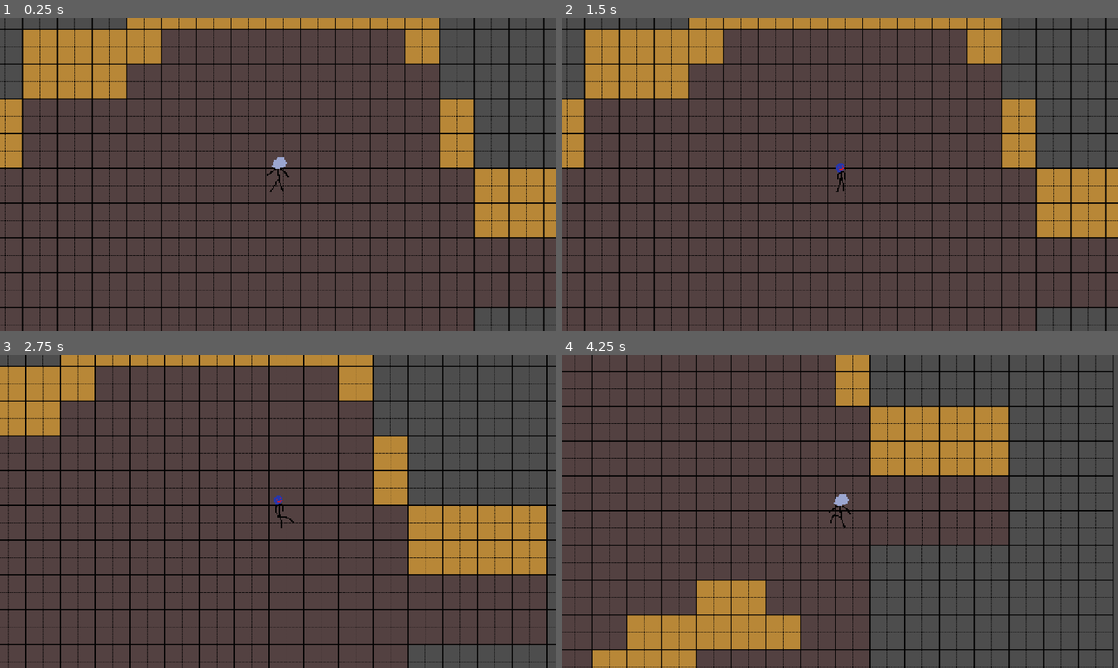
Above: before the commit, frames 1-4 (two rows, left to right).
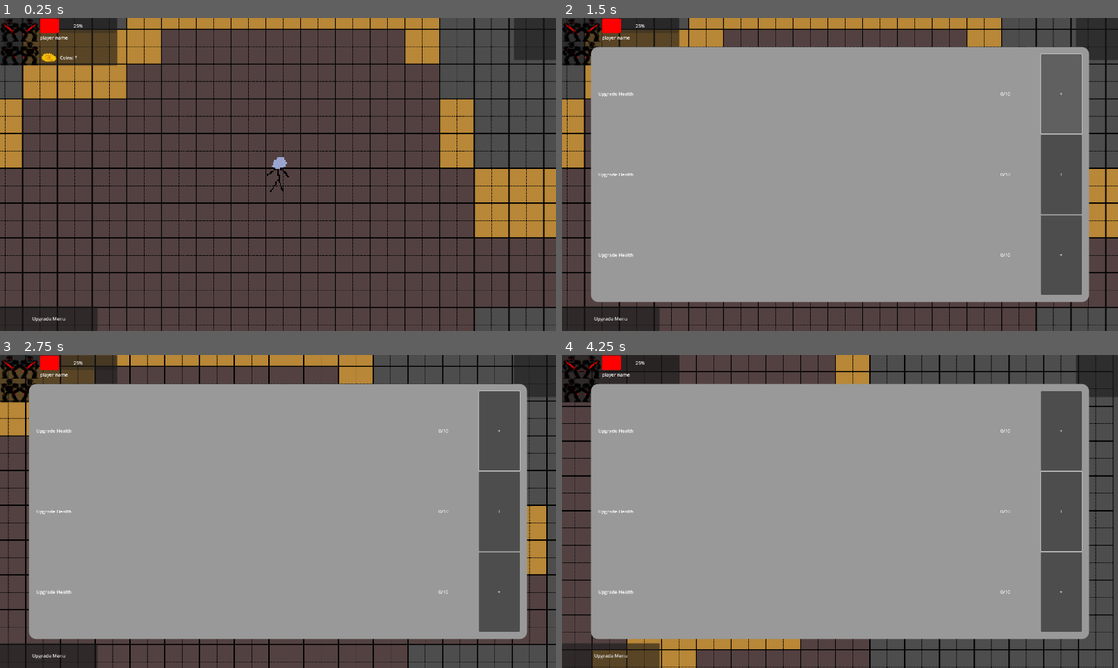
Above: after the commit, the same moments.

Repository: jible/capstone
Game: Godot game, scene res://scenes/test_level.tscn
Same seed, same stepped clock (60 frames per second), same inputs: the game is played once before the commit and once after it. This scene is started directly instead of the project's main scene. The engine's default icon, where the game draws it, is replaced by a stand-in: a white triangle on a blue panel in a dark square.
Inputs (mouse positions are in pixels of both pictures, inside the frame that each line leads up to):
- Up to frame 1 (0.25 s): no input
- Up to frame 2 (1.5 s): click (612, 318) at 0.5 s, where only the run after the commit has a clickable "Upgrade Menu"; click (1062, 93) at 1.25 s, where only the run after the commit has a clickable "+"
- Up to frame 3 (2.75 s): tap Enter at 2 s; move the mouse to (400, 495) at 2.02 s; hold Right (right) from 2.03 s (still down); tap Space (attack) at 2.1 s
- Up to frame 4 (4.25 s): move the mouse to (728, 527) at 2.77 s; release Right (right) at 2.78 s; hold Down (down) 2.78-3.53 s; tap Space (attack) at 2.85, 3.6 s; move the mouse to (895, 442) at 3.52 s; hold Right (right) from 3.53 s (still down)

The runs differ from the first frame. In frame 1, 5.0% of the frame differs, in the area x 0-100%, y 0-100%; in frame 2, 74%; in frame 3, 74%; in frame 4, 73%.

Commit message:
input for upgrade menu
-added ui button and action for opening upgrade menu
-added upgrade menu to test scene

Diff:
--- a/project.godot
+++ b/project.godot
@@ -85,6 +85,11 @@
 "events": [Object(InputEventKey,"resource_local_to_scene":false,"resource_name":"","device":-1,"window_id":0,"alt_press …(192 unchanged characters)…
 ]
 }
+OpenUpgrades={
+"deadzone": 0.5,
+"events": [Object(InputEventKey,"resource_local_to_scene":false,"resource_name":"","device":-1,"window_id":0,"alt_pressed":false,"shift_pressed":false,"ctrl_pressed":false,"meta_pressed":false,"pressed":false,"keycode":0,"physical_keycode":4194306,"key_label":0,"unicode":0,"location":0,"echo":false,"script":null)
+]
+}
 
 [layer_names]
 
--- a/scenes/jackson_item_shop_ui.tscn
+++ b/scenes/jackson_item_shop_ui.tscn
@@ -1,6 +1,6 @@
-[gd_scene load_steps=4 format=3 uid="uid://pqwosehyrh86"]
+[gd_scene load_steps=4 format=3 uid="uid://oso5y407vcxj"]
 
-[ext_resource type="Texture2D" uid="uid://bjjcihfvhanj5" path="res://assets/sprites/sword.png" id="1_cddje"]
+[ext_resource type="Texture2D" uid="uid://bxevwqt0bicpt" path="res://assets/sprites/sexyIndiDevLogo.png" id="1_bjevj"]
 
 [sub_resource type="StyleBoxFlat" id="StyleBoxFlat_30byq"]
 bg_color = Color(0.537583, 0.279411, 0.134926, 1)
@@ -52,5 +52,5 @@
 
 [node name="TextureRect" type="TextureRect" parent="FrameBackground/ItemBackground/MarginContainer"]
 layout_mode = 2
-texture = ExtResource("1_cddje")
+texture = ExtResource("1_bjevj")
 expand_mode = 1
--- a/scenes/jackson_ui_testing.tscn
+++ b/scenes/jackson_ui_testing.tscn
@@ -1,8 +1,9 @@
-[gd_scene load_steps=5 format=3 uid="uid://ipa3m42xtps"]
+[gd_scene load_steps=6 format=3 uid="uid://dp6sdxgrjma40"]
 
 [ext_resource type="Texture2D" uid="uid://dslr3ip0cnxp0" path="res://assets/sprites/playerV1.png" id="1_ekvuy"]
-[ext_resource type="Script" path="res://scripts/jackson_ui_testing.gd" id="1_ndg1h"]
+[ext_resource type="Script" path="res://scripts/for_scenes/jackson_ui_testing.gd" id="1_ndg1h"]
 [ext_resource type="Texture2D" uid="uid://bxevwqt0bicpt" path="res://assets/sprites/sexyIndiDevLogo.png" id="2_cbqub"]
+[ext_resource type="PackedScene" uid="uid://p161q7glhm18" path="res://scenes/stat_upgrade_ui.tscn" id="4_0nay5"]
 
 [sub_resource type="StyleBoxFlat" id="StyleBoxFlat_8sjnk"]
 bg_color = Color(1, 0, 0, 1)
@@ -22,8 +23,8 @@
 
 [node name="PlayerInfo" type="PanelContainer" parent="."]
 layout_mode = 1
-offset_right = 227.0
-offset_bottom = 92.0
+offset_right = 405.0
+offset_bottom = 164.0
 
 [node name="MarginContainer" type="MarginContainer" parent="PlayerInfo"]
 layout_mode = 2
@@ -38,13 +39,15 @@
 [node name="player_img" type="TextureRect" parent="PlayerInfo/MarginContainer/HBoxContainer"]
 custom_minimum_size = Vector2(50, 50)
 layout_mode = 2
-size_flags_horizontal = 0
+size_flags_horizontal = 3
+size_flags_stretch_ratio = 0.3
 texture = ExtResource("1_ekvuy")
 expand_mode = 1
 
 [node name="VBoxContainer" type="VBoxContainer" parent="PlayerInfo/MarginContainer/HBoxContainer"]
 layout_mode = 2
 size_flags_horizontal = 3
+size_flags_stretch_ratio = 0.6
 
 [node name="ProgressBar" type="ProgressBar" parent="PlayerInfo/MarginContainer/HBoxContainer/VBoxContainer"]
 layout_mode = 2
@@ -65,12 +68,15 @@
 [node name="TextureRect" type="TextureRect" parent="PlayerInfo/MarginContainer/HBoxContainer/VBoxContainer/HBoxContainer"]
 custom_minimum_size = Vector2(25, 25)
 layout_mode = 2
+size_flags_horizontal = 3
+size_flags_stretch_ratio = 0.25
 texture = ExtResource("2_cbqub")
 expand_mode = 1
 
 [node name="Label" type="Label" parent="PlayerInfo/MarginContainer/HBoxContainer/VBoxContainer/HBoxContainer"]
 layout_mode = 2
-size_flags_horizontal = 0
+size_flags_horizontal = 3
+size_flags_stretch_ratio = 0.75
 text = "Coins: ?"
 
 [node name="Minimap" type="PanelContainer" parent="."]
@@ -81,3 +87,21 @@
 offset_left = -145.0
 offset_bottom = 145.0
 grow_horizontal = 0
+
+[node name="StatUpgradeUi" parent="." instance=ExtResource("4_0nay5")]
+unique_name_in_owner = true
+visible = false
+layout_mode = 1
+
+[node name="Button" type="Button" parent="."]
+unique_name_in_owner = true
+layout_mode = 1
+anchors_preset = 2
+anchor_top = 1.0
+anchor_bottom = 1.0
+offset_top = -85.0
+offset_right = 337.0
+grow_vertical = 0
+text = "Upgrade Menu"
+
+[connection signal="pressed" from="Button" to="." method="_on_button_pressed"]
--- a/scenes/test_level.tscn
+++ b/scenes/test_level.tscn
@@ -1,7 +1,8 @@
-[gd_scene load_steps=5 format=4 uid="uid://b17tkk14cvn2x"]
+[gd_scene load_steps=6 format=4 uid="uid://b17tkk14cvn2x"]
 
 [ext_resource type="Texture2D" uid="uid://37bv6hp14mkn" path="res://assets/sprites/environment/tiles/testing-tileset.png" id="1_6m5bh"]
 [ext_resource type="PackedScene" uid="uid://x6a7bv3qxp2r" path="res://scenes/prefabs/player/player.tscn" id="2_8l773"]
+[ext_resource type="PackedScene" uid="uid://dp6sdxgrjma40" path="res://scenes/jackson_ui_testing.tscn" id="3_ibp2n"]
 
 [sub_resource type="TileSetAtlasSource" id="TileSetAtlasSource_6cemj"]
 texture = ExtResource("1_6m5bh")
@@ -29,6 +30,10 @@
 
 [node name="Camera2D" type="Camera2D" parent="Player/Character Base Class" index="8"]
 
+[node name="CanvasLayer" type="CanvasLayer" parent="."]
+
+[node name="JacksonUiTesting2" parent="CanvasLayer" instance=ExtResource("3_ibp2n")]
+
 [editable path="Player"]
 [editable path="Player/Character Base Class"]
 [editable path="Player/Character Base Class/State Machine"]
--- /dev/null
+++ b/scripts/for_scenes/jackson_ui_testing.gd
@@ -0,0 +1,21 @@
+extends Control
+
+var test = 0
+@onready var upgrade_menu = %StatUpgradeUi
+@onready var menu_button = %Button
+
+# Called when the node enters the scene tree for the first time.
+func _ready() -> void:
+	pass # Replace with function body.
+
+# Called every frame. 'delta' is the elapsed time since the previous frame.
+func _process(delta: float) -> void:
+	if Input.is_action_just_pressed("OpenUpgrades"):
+		toggle_upgrade_menu()
+
+func _on_button_pressed() -> void:
+	toggle_upgrade_menu()
+
+func toggle_upgrade_menu():
+	upgrade_menu.set_visible(!upgrade_menu.visible)
+	print("toggle upgrade menu")
--- a/scripts/for_scenes/stat_upgrade.gd
+++ b/scripts/for_scenes/stat_upgrade.gd
@@ -14,4 +14,3 @@
 ##this function runs when the upgrade button is pressed
 func _on_stat_increased() -> void:
 	print("stat increased")
-	pass # Replace with function body.
--- a/scripts/jackson_ui_testing.gd
+++ /dev/null
@@ -1,11 +0,0 @@
-extends Control
-
-var test = 0
-
-# Called when the node enters the scene tree for the first time.
-func _ready() -> void:
-	pass # Replace with function body.
-
-# Called every frame. 'delta' is the elapsed time since the previous frame.
-func _process(delta: float) -> void:
-	pass
Not shown: 1 places in scenes/stat_upgrade_ui.tscn that only renumber resources
